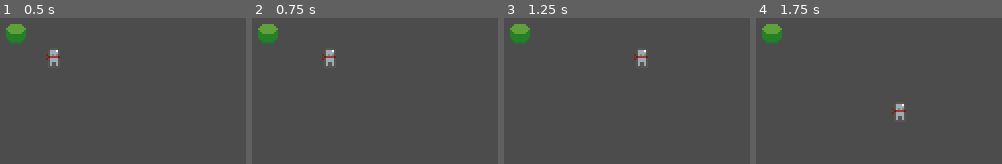
Above: before the commit, frames 1-4 (left to right).
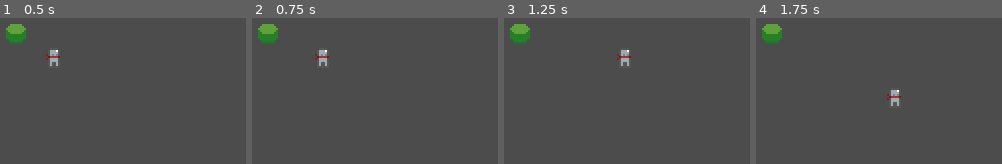
Above: after the commit, the same moments.

Repository: jxprovost/Final_Project-Team_5
Game: Godot game, scene res://World/World.tscn
Same seed, same stepped clock (60 frames per second), same inputs: the game is played once before the commit and once after it.
Inputs:
- Up to frame 1 (0.5 s): no input
- Up to frame 2 (0.75 s): tap Enter at 0.5 s; hold Right (ui_right) from 0.53 s (still down)
- Up to frame 3 (1.25 s): keep holding Right (ui_right)
- Up to frame 4 (1.75 s): release Right (ui_right) at 1.28 s; hold Down (ui_down) from 1.28 s (still down)

Frame 1 is identical in both runs. In frame 2, 0.6% of the frame differs, in the area x 25-35%, y 21-33%; in frame 3, 0.7%, in the area x 45-59%, y 21-33%; in frame 4, 0.7%.

Commit message:
Smooth player movement accounting for delta

Diff:
--- a/Project/Player/Player.gd
+++ b/Project/Player/Player.gd
@@ -1,16 +1,23 @@
 extends KinematicBody2D
 
-var velocity = Vector2.ZERO
+const _ACCELERATION = 10
+const _FRICTION = 400
+const _MAX_SPEED = 50
+
+var _velocity = Vector2.ZERO
 
 
 func _physics_process(delta):
 	var input_vector = Vector2.ZERO
 	input_vector.x = Input.get_action_strength("ui_right") - Input.get_action_strength("ui_left")
 	input_vector.y = Input.get_action_strength("ui_down") - Input.get_action_strength("ui_up")
+	input_vector = input_vector.normalized()
 
 	if input_vector != Vector2.ZERO:
-		velocity = input_vector
+		_velocity += input_vector * _ACCELERATION * delta
+		_velocity = _velocity.clamped(_MAX_SPEED * delta)
 	else:
-		velocity = Vector2.ZERO
+		_velocity = _velocity.move_toward(Vector2.ZERO, _FRICTION * delta)
 
-	move_and_collide(velocity)
+	print(_velocity)
+	return move_and_collide(_velocity)
